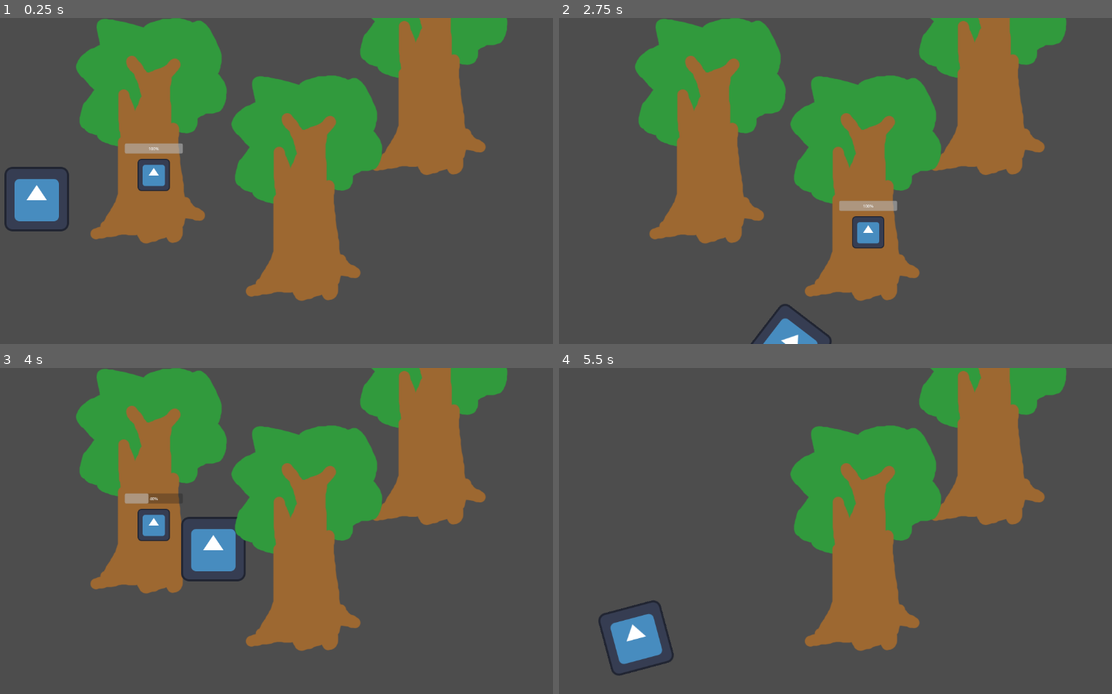
Above: before the commit, frames 1-4 (two rows, left to right).
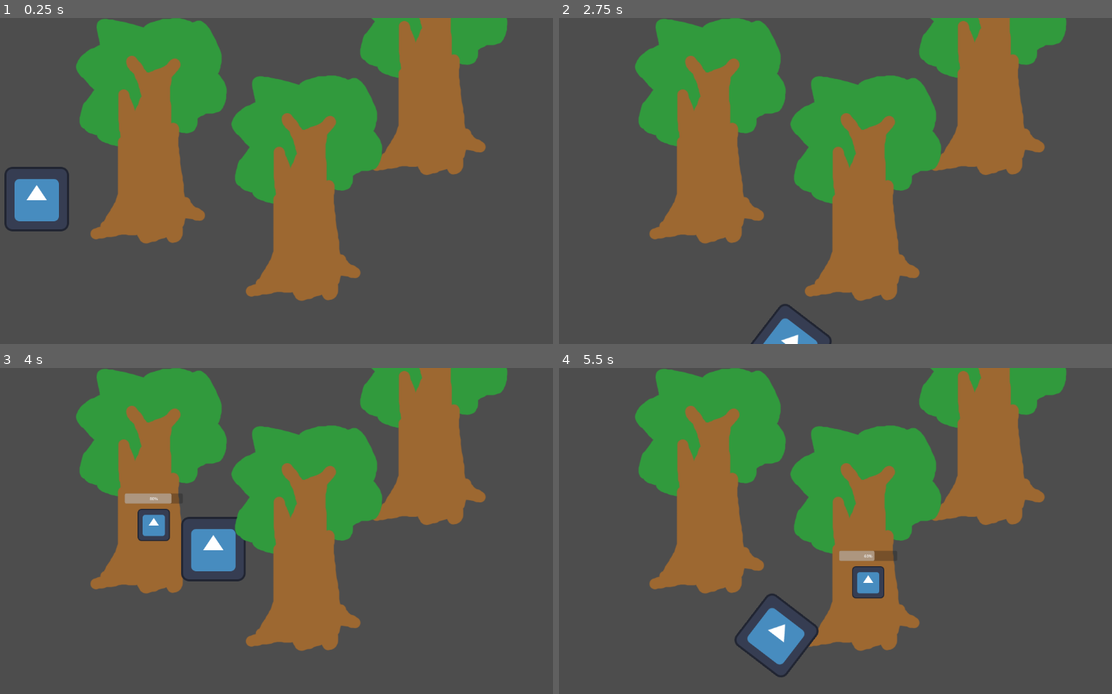
Above: after the commit, the same moments.

Repository: OgGhostJelly/unnamed-project
Game: Godot game, scene res://2d/2d.tscn
Same seed, same stepped clock (60 frames per second), same inputs: the game is played once before the commit and once after it. The engine's default icon, where the game draws it, is replaced by a stand-in: a white triangle on a blue panel in a dark square.
Inputs:
- Up to frame 1 (0.25 s): no input
- Up to frame 2 (2.75 s): tap Enter at 0.5 s; hold Right (move_right) 0.53-1.28 s; hold E (interact) 0.53-1.28 s; hold Down (move_down) 1.28-2.03 s; tap E (interact) at 1.35 s; hold Right (move_right) from 2.03 s (still down); hold E (interact) from 2.03 s (still down)
- Up to frame 3 (4 s): release Right (move_right) at 2.78 s; release E (interact) at 2.78 s; hold Up (move_up) 2.78-3.53 s; tap E (interact) at 2.85 s; hold Left (move_left) from 3.53 s (still down); hold E (interact) from 3.53 s (still down)
- Up to frame 4 (5.5 s): tap Space at 4.25 s; release E (interact) at 4.28 s; tap E (interact) at 4.35 s; release Left (move_left) at 5.03 s; hold Down (move_down) from 5.03 s (still down); hold E (interact) from 5.03 s (still down)

The runs differ from the first frame. In frame 1, 0.9% of the frame differs, in the area x 22-34%, y 38-54%; in frame 2, 0.9%; in frame 3, 0.1%; in frame 4, 16%, in the area x 7-61%, y 0-95%.

Commit message:
bug fixes refactors and features
added inventory
added todo list
renamed classes
added pickup class

Diff:
--- a/2d/interactable/interactable.gd
+++ b/2d/interactable/interactable.gd
@@ -1,9 +1,14 @@
 extends Area2D
-class_name Interactable2D
+class_name Interactable
 
 
+var disabled: bool = false
 var display_value: float
 var max_display_value: float
+
+
+func _init() -> void:
+	add_to_group("interactables")
 
 
 func _selected() -> void:
--- a/2d/interactable/interactor.gd
+++ b/2d/interactable/interactor.gd
@@ -1,7 +1,7 @@
 extends Area2D
-class_name InteractableArea2D
+class_name Interactor
 
-var interactable: Interactable2D = null
+var interactable: Interactable = null
 
 
 func _input(event: InputEvent) -> void:
@@ -11,7 +11,7 @@
 
 
 func update_interactable() -> void:
-	var _interactable: Interactable2D = get_nearest_interactable()
+	var _interactable: Interactable = get_nearest_interactable()
 
 	if not hash(interactable) == hash(_interactable):
 		if is_instance_valid(interactable): interactable._deselected()
@@ -21,13 +21,14 @@
 		IPM.interactable = _interactable
 
 
-func get_nearest_interactable() -> Interactable2D:
+func get_nearest_interactable() -> Interactable:
 	var closest_area: Area2D = null
 	var closest_area_length: float = INF
 
 	for area in get_overlapping_areas() as Array[Area2D]:
 		# if area is not a interactable then continue
-		if not area is Interactable2D: continue
+		if not area.is_in_group("interactables"): continue
+		if area.disabled: continue
 
 		var area_length: float = area.global_position.distance_to(global_position)
 
--- /dev/null
+++ b/2d/interactable/pickup.gd
@@ -0,0 +1,13 @@
+extends Interactable
+class_name Pickup
+
+
+func _ready() -> void:
+	disabled = Inventory.is_storage_maxed
+	Inventory.storage_maxed.connect(func(): disabled = true)
+	Inventory.storage_nmaxed.connect(func(): disabled = false)
+
+
+func _interacted() -> void:
+	Inventory.add_item(self)
+	get_parent().remove_child(self)
--- a/2d/interactable/tree/tree.gd
+++ b/2d/interactable/tree/tree.gd
@@ -30,5 +30,5 @@
 
 func _on_health_changed(value: float) -> void:
 	health = value
-	$InteractableArea.display_value = health
-	$InteractableArea.max_display_value = max_health
+	$Interactor.display_value = health
+	$Interactor.max_display_value = max_health
--- a/2d/interactable/tree/tree.tscn
+++ b/2d/interactable/tree/tree.tscn
@@ -1,7 +1,7 @@
 [gd_scene load_steps=7 format=3 uid="uid://dkv15avfpkrho"]
 
 [ext_resource type="Script" path="res://2d/interactable/tree/tree.gd" id="1_dcxp3"]
-[ext_resource type="PackedScene" uid="uid://buo615bch7c7a" path="res://2d/wood/wood.tscn" id="2_e26ta"]
+[ext_resource type="PackedScene" uid="uid://ta50vi4yl8gk" path="res://2d/interactable/wood/wood.tscn" id="2_e26ta"]
 [ext_resource type="Texture2D" uid="uid://b10bhe32kpute" path="res://assets/tree.png" id="3_d5r6s"]
 [ext_resource type="Script" path="res://2d/interactable/tree/tree_interactable.gd" id="4_kw1p5"]
 
@@ -21,10 +21,10 @@
 position = Vector2(93.7, -83.9)
 texture = ExtResource("3_d5r6s")
 
-[node name="InteractableArea" type="Area2D" parent="."]
+[node name="Interactor" type="Area2D" parent="."]
 script = ExtResource("4_kw1p5")
 
-[node name="CollisionShape2D" type="CollisionShape2D" parent="InteractableArea"]
+[node name="CollisionShape2D" type="CollisionShape2D" parent="Interactor"]
 position = Vector2(-9.29999, -48.9)
 shape = SubResource("CapsuleShape2D_ei60b")
 
--- a/2d/interactable/tree/tree_interactable.gd
+++ b/2d/interactable/tree/tree_interactable.gd
@@ -1,4 +1,4 @@
-extends Interactable2D
+extends Interactable
 @onready var parent: Node2D = get_parent()
 func _interacted() -> void:
 	parent._interacted()
--- /dev/null
+++ b/2d/interactable/wood/wood.tscn
@@ -0,0 +1,18 @@
+[gd_scene load_steps=4 format=3 uid="uid://ta50vi4yl8gk"]
+
+[ext_resource type="Script" path="res://2d/interactable/pickup.gd" id="1_16mh6"]
+[ext_resource type="Texture2D" uid="uid://dtqfdwvomrsxk" path="res://assets/wood.png" id="2_t20d3"]
+
+[sub_resource type="RectangleShape2D" id="RectangleShape2D_qx02v"]
+size = Vector2(62, 20)
+
+[node name="Wood" type="Area2D"]
+z_index = -1
+script = ExtResource("1_16mh6")
+
+[node name="CollisionShape2D" type="CollisionShape2D" parent="."]
+shape = SubResource("RectangleShape2D_qx02v")
+
+[node name="Sprite2D" type="Sprite2D" parent="."]
+position = Vector2(1, -0.500004)
+texture = ExtResource("2_t20d3")
--- a/2d/player/player.gd
+++ b/2d/player/player.gd
@@ -4,7 +4,7 @@
 @export var speed: float = 400.0
 
 @onready var animation_player: AnimationPlayer = $AnimationPlayer
-@onready var interactable_area: InteractableArea2D = $InteractorArea
+@onready var interactable_area: Interactor = $InteractorArea
 
 
 func _physics_process(_delta: float) -> void:
--- a/2d/player/player.tscn
+++ b/2d/player/player.tscn
@@ -1,4 +1,4 @@
-[gd_scene load_steps=10 format=3]
+[gd_scene load_steps=10 format=3 uid="uid://bm8bd1s5wj7t"]
 
 [ext_resource type="Script" path="res://2d/player/player.gd" id="1_6bl6p"]
 [ext_resource type="Texture2D" uid="uid://cuwelusqxieqf" path="res://icon.svg" id="2_j1oli"]
@@ -99,7 +99,7 @@
 }
 
 [sub_resource type="CircleShape2D" id="CircleShape2D_6e7kx"]
-radius = 200.0
+radius = 150.0
 
 [node name="Player" type="CharacterBody2D"]
 script = ExtResource("1_6bl6p")
--- a/2d/wood/wood.tscn
+++ /dev/null
@@ -1,9 +0,0 @@
-[gd_scene load_steps=2 format=3 uid="uid://buo615bch7c7a"]
-
-[sub_resource type="CircleShape2D" id="CircleShape2D_y60lm"]
-radius = 32.249
-
-[node name="Wood" type="Area2D"]
-
-[node name="CollisionShape2D" type="CollisionShape2D" parent="."]
-shape = SubResource("CircleShape2D_y60lm")
--- a/atld/inventory.gd
+++ b/atld/inventory.gd
@@ -1,4 +1,25 @@
 extends Node
+
+signal storage_maxed
+signal storage_nmaxed
 
 
 var items: Array = []
+var max_storage: int = 3
+var is_storage_maxed: bool = false
+
+
+func add_item(item: Node) -> void:
+	items.append(item)
+
+	if items.size() >= max_storage:
+		storage_maxed.emit()
+		is_storage_maxed = true
+
+
+func remove_item(item: Node) -> void:
+	items.erase(item)
+
+	if items.size() < max_storage:
+		storage_nmaxed.emit()
+		is_storage_maxed = false
--- a/atld/ipm/ipm.gd
+++ b/atld/ipm/ipm.gd
@@ -5,14 +5,14 @@
 
 
 @onready var progress_bar: ProgressBar = $ProgressBar
-var interactable: Interactable2D: set = _interactable_changed
+var interactable: Interactable: set = _interactable_changed
 
 
 func _process(_delta: float) -> void:
 	update_display_value()
 
 
-func _interactable_changed(value: Interactable2D) -> void:
+func _interactable_changed(value: Interactable) -> void:
 	interactable = value
 	interactable_changed.emit()
 
--- a/atld/ipm/ipm.tscn
+++ b/atld/ipm/ipm.tscn
@@ -1,9 +1,10 @@
-[gd_scene load_steps=3 format=3]
+[gd_scene load_steps=3 format=3 uid="uid://bvlitrdbgthh8"]
 
 [ext_resource type="Script" path="res://atld/ipm/ipm.gd" id="1_vbh1b"]
 [ext_resource type="Texture2D" uid="uid://cuwelusqxieqf" path="res://icon.svg" id="2_qaeba"]
 
 [node name="IPM" type="Sprite2D"]
+visible = false
 z_index = 4096
 scale = Vector2(0.5, 0.5)
 texture = ExtResource("2_qaeba")
--- a/project.godot
+++ b/project.godot
@@ -10,18 +10,24 @@
 
 _global_script_classes=[{
 "base": "Area2D",
-"class": &"Interactable2D",
+"class": &"Interactable",
 "language": &"GDScript",
 "path": "res://2d/interactable/interactable.gd"
 }, {
 "base": "Area2D",
-"class": &"InteractableArea2D",
+"class": &"Interactor",
 "language": &"GDScript",
 "path": "res://2d/interactable/interactor.gd"
+}, {
+"base": "Interactable",
+"class": &"Pickup",
+"language": &"GDScript",
+"path": "res://2d/interactable/pickup.gd"
 }]
 _global_script_class_icons={
-"Interactable2D": "",
-"InteractableArea2D": ""
+"Interactable": "",
+"Interactor": "",
+"Pickup": ""
 }
 
 [application]
@@ -68,6 +74,7 @@
 , Object(InputEventKey,"resource_local_to_scene":false,"resource_name":"","device":0,"window_id":0,"alt_pressed":false,"shift_pressed":false,"ctrl_pressed":false,"meta_pressed":false,"pressed":false,"keycode":4194309,"physical_keycode":0,"unicode":0,"echo":false,"script":null)
 , Object(InputEventKey,"resource_local_to_scene":false,"resource_name":"","device":0,"window_id":0,"alt_pressed":false,"shift_pressed":false,"ctrl_pressed":false,"meta_pressed":false,"pressed":false,"keycode":0,"physical_keycode":70,"unicode":0,"echo":false,"script":null)
 , Object(InputEventKey,"resource_local_to_scene":false,"resource_name":"","device":0,"window_id":0,"alt_pressed":false,"shift_pressed":false,"ctrl_pressed":false,"meta_pressed":false,"pressed":false,"keycode":0,"physical_keycode":32,"unicode":0,"echo":false,"script":null)
+, Object(InputEventMouseButton,"resource_local_to_scene":false,"resource_name":"","device":-1,"window_id":0,"alt_pressed":false,"shift_pressed":false,"ctrl_pressed":false,"meta_pressed":false,"button_mask":0,"position":Vector2(0, 0),"global_position":Vector2(0, 0),"factor":1.0,"button_index":1,"pressed":false,"double_click":false,"script":null)
 ]
 }
 
Not shown: 1 places in 2d/2d.tscn that only renumber resources
Binary file added: assets/wood.png
Not shown, added: assets/wood.png.import
Not shown, added: todo.txt
Not shown, added: assets/wood.png~
